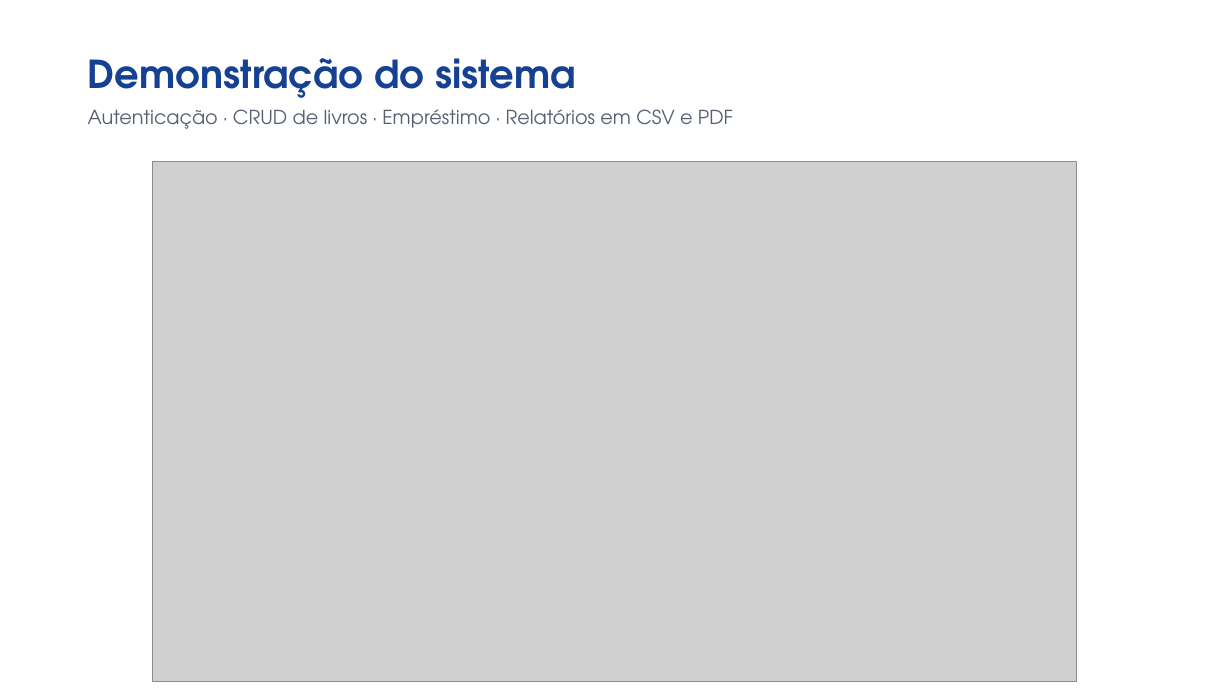
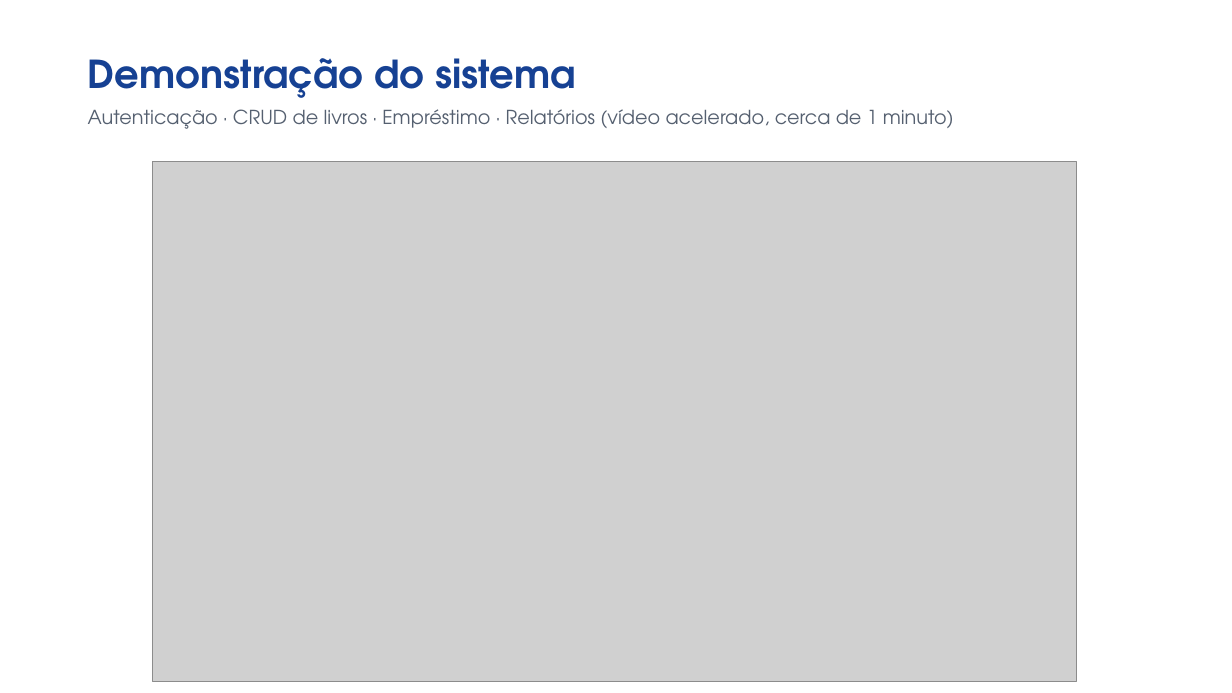
Before and after one commit to mauricioasor/Projeto-individual-senai, a slide deck: slide 6 of docs/apresentacao/Apresentacao_Banca_MR_Biblioteca.pptx (slide 13 before the commit). Drawn at 1232x693 pixels with LibreOffice and Linux fonts; fonts in the diff are those of the drawing; grey boxes stand for pictures; background and template pictures are left out. Boxes give left, top, right and bottom in pixels: in the first picture for what was removed or moved away, otherwise in the second. Text is boxed around its words. In the diff, an @@ line names an element or a change of style, - is before the commit and + after.

Commit message:
Apresentação em 8 slides com reserva, vídeo acelerado e PDF do relatório v1.5

```diff
--- a/docs/apresentacao/Apresentacao_Banca_MR_Biblioteca.pptx
+++ b/docs/apresentacao/Apresentacao_Banca_MR_Biblioteca.pptx
@@ text at bbox=[88, 109, 954, 129]: text changed @@
-Autenticação · CRUD de livros · Empréstimo · Relatórios em CSV e PDF
+Autenticação · CRUD de livros · Empréstimo · Relatórios (vídeo acelerado, cerca de 1 minuto)
```
Also in this commit, not shown: 8 other slides changed, 3 slides added, 1 slide removed, 2 other files.
